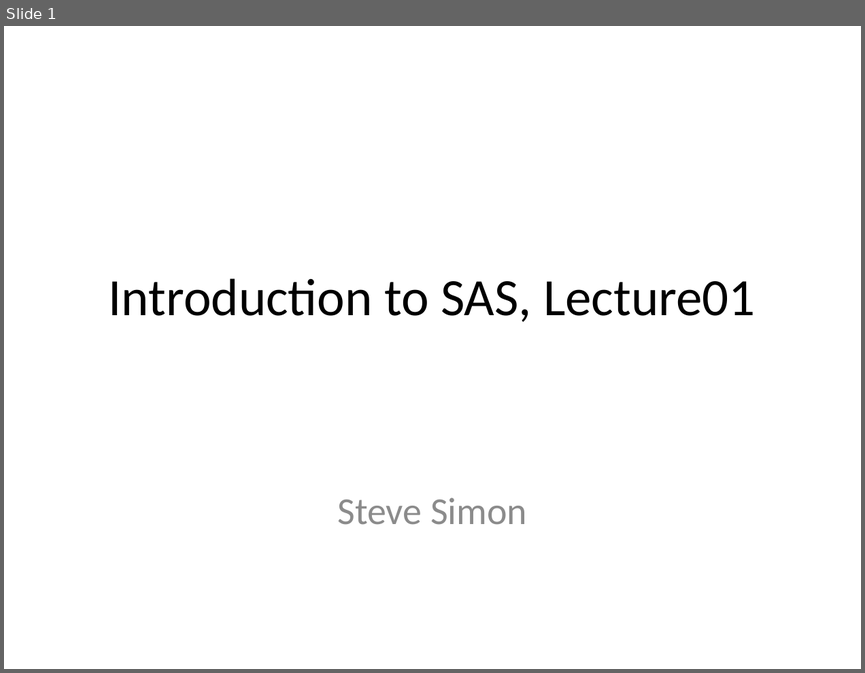
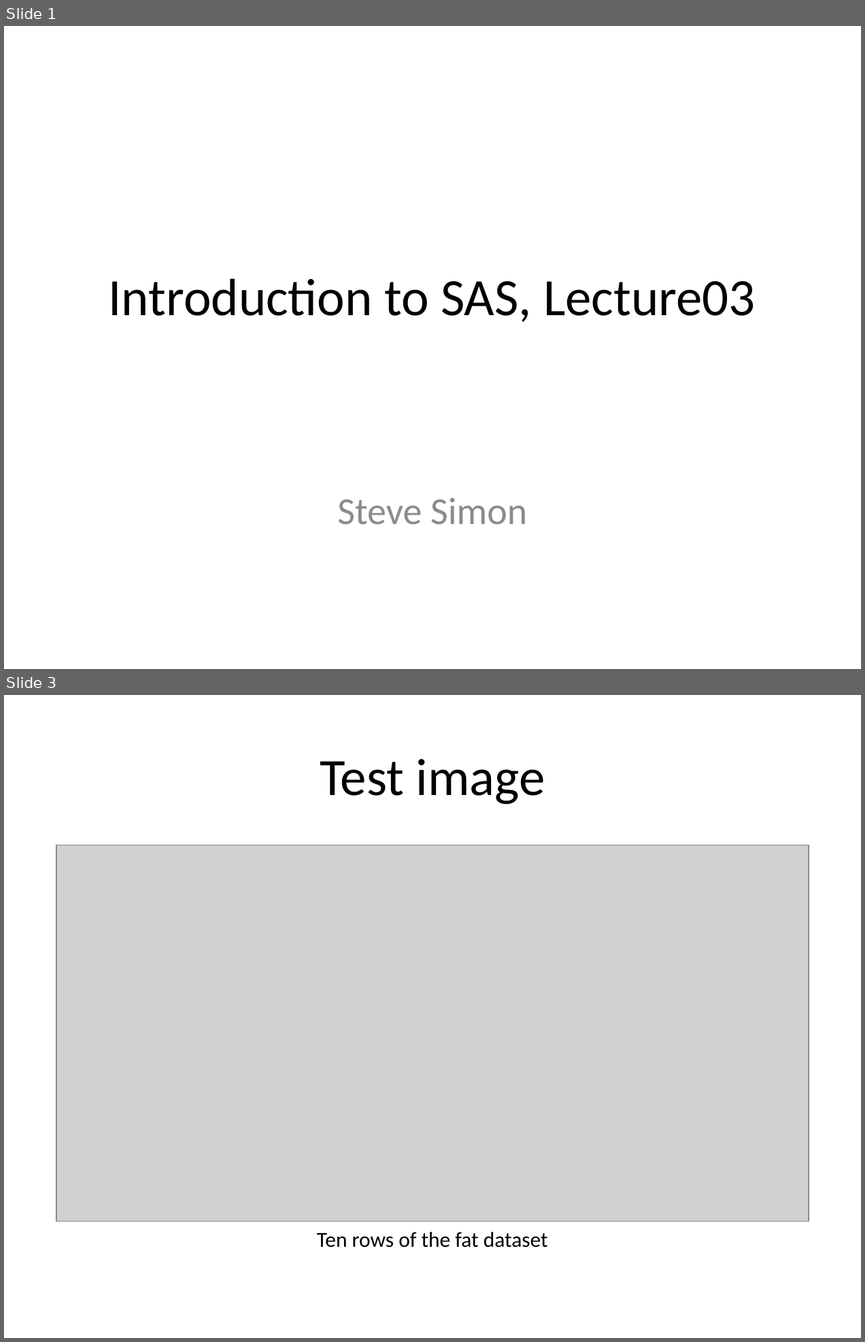
Before and after one commit to classes-simon/5507, a slide deck: module03/src/slides-and-speaker-notes-03.pptx. Shown one above the other, each under a label of ours: slide 1 before the commit, slides 1 and 3 after it; the slides between them are not shown. The pictures are 865x673 and 865x1342 pixels, drawn with LibreOffice and Linux fonts; fonts in the diff are those of the drawing; grey boxes stand for pictures. Boxes give left, top, right and bottom in pixels: in the first picture for what was removed or moved away, otherwise in the second. Text is boxed around its words. In the diff, an @@ line names an element or a change of style, - is before the commit and + after.

```diff
--- a/module03/src/slides-and-speaker-notes-03.pptx
+++ b/module03/src/slides-and-speaker-notes-03.pptx
@@ slide 3 added at [4,695,861,1338], background #FFFFFF @@
@@ title added at [320,759,545,804], 44 pt, text #000000 @@
+Test image
@@ picture added at [56,845,808,1221] @@
@@ text added at [317,1232,548,1247], 18 pt, text #000000 @@
+Ten rows of the fat dataset
@@ slide 1 changed as well @@
@@ title at [109,278,755,322]: text changed @@
-Introduction to SAS, Lecture01
+Introduction to SAS, Lecture03
```
Also in this commit, not shown: 1 other slide added, 58 slides removed, 10 other files.
